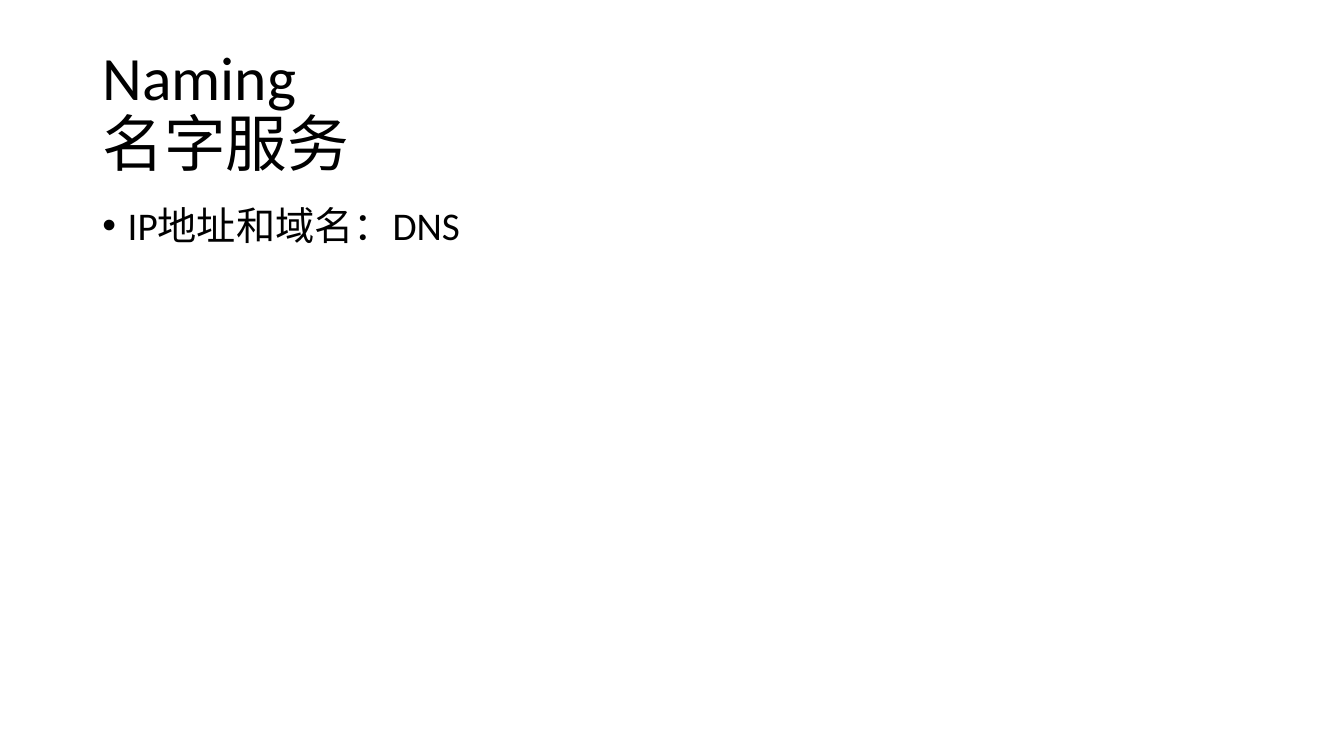
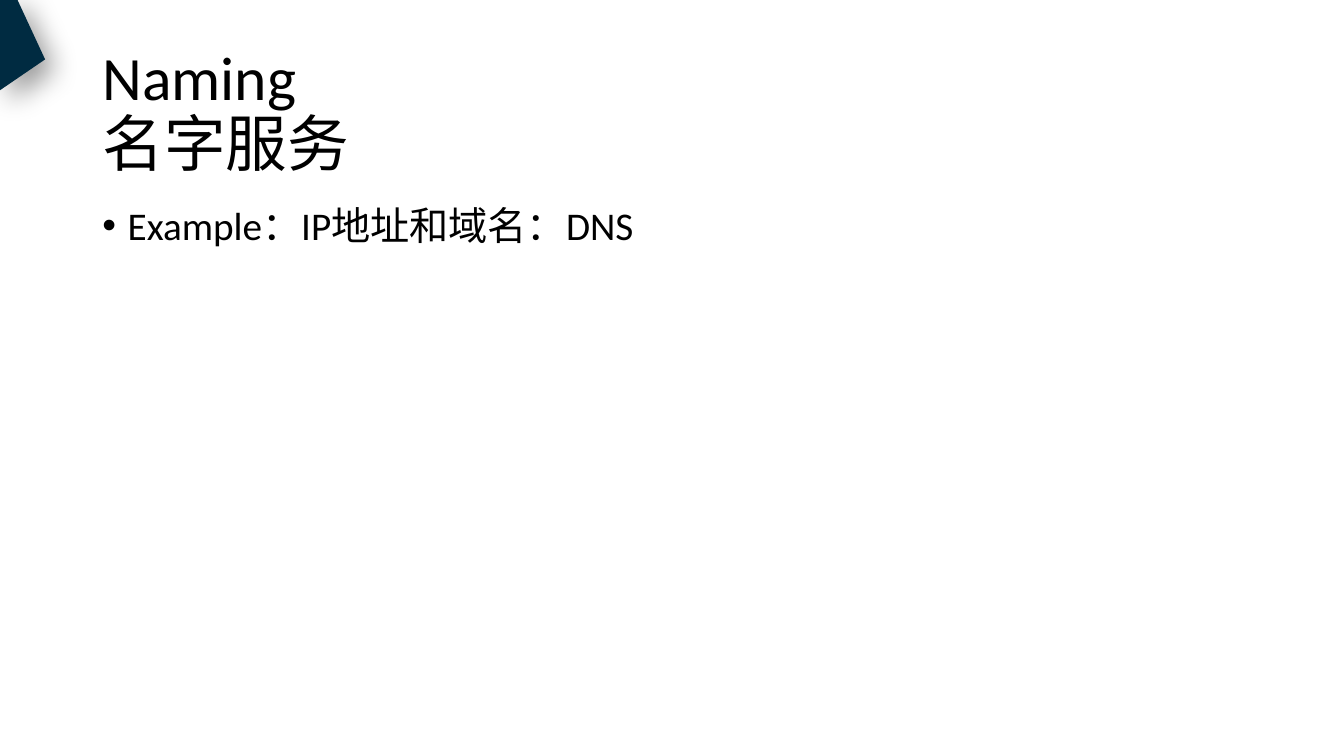
Before and after one commit to ShoeBoy/ZooKeeper, a slide deck: slide 15 of 20181102_zookeeper_shubo.pptx (slide 5 before the commit). Drawn at 1344x756 pixels with LibreOffice and Linux fonts; fonts in the diff are those of the drawing. Boxes give left, top, right and bottom in pixels: in the first picture for what was removed or moved away, otherwise in the second. Text is boxed around its words. In the diff, an @@ line names an element or a change of style, - is before the commit and + after.

```diff
--- a/20181102_zookeeper_shubo.pptx
+++ b/20181102_zookeeper_shubo.pptx
@@ freeform shape added at [0,0,45,91], fill #002B41 @@
@@ text at [128,207,634,247]: text changed @@
-• IP地址和域名：DNS
+• Example：IP地址和域名：DNS
```
Also in this commit, not shown: 8 other slides changed, 32 slides added, 2 slides removed.
